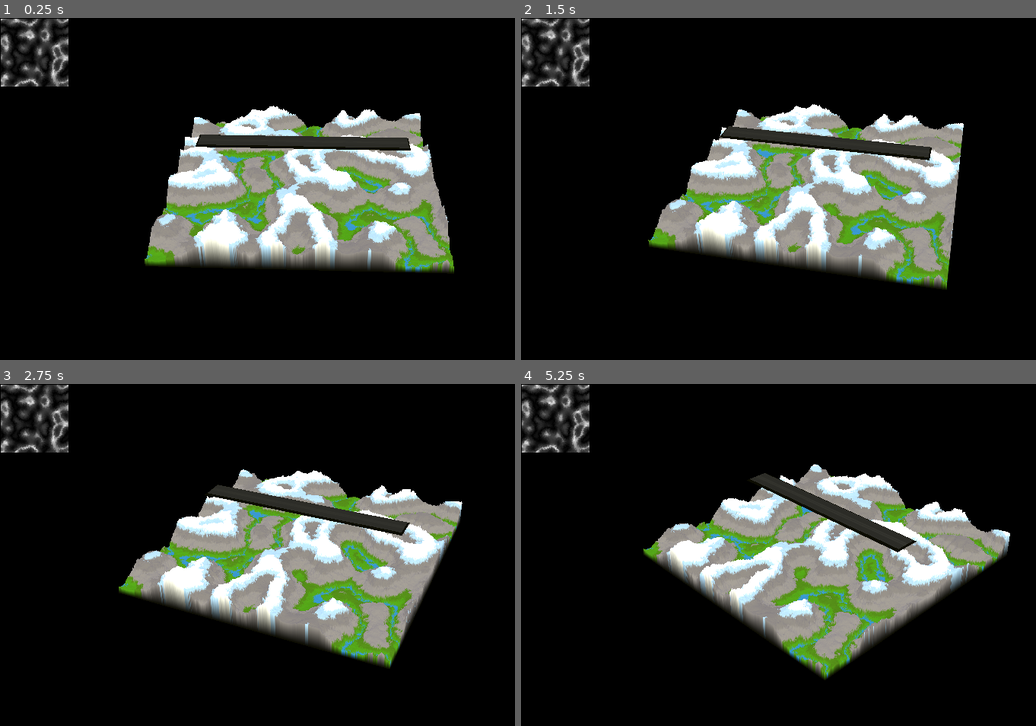
Above: before the commit, frames 1-4 (two rows, left to right).
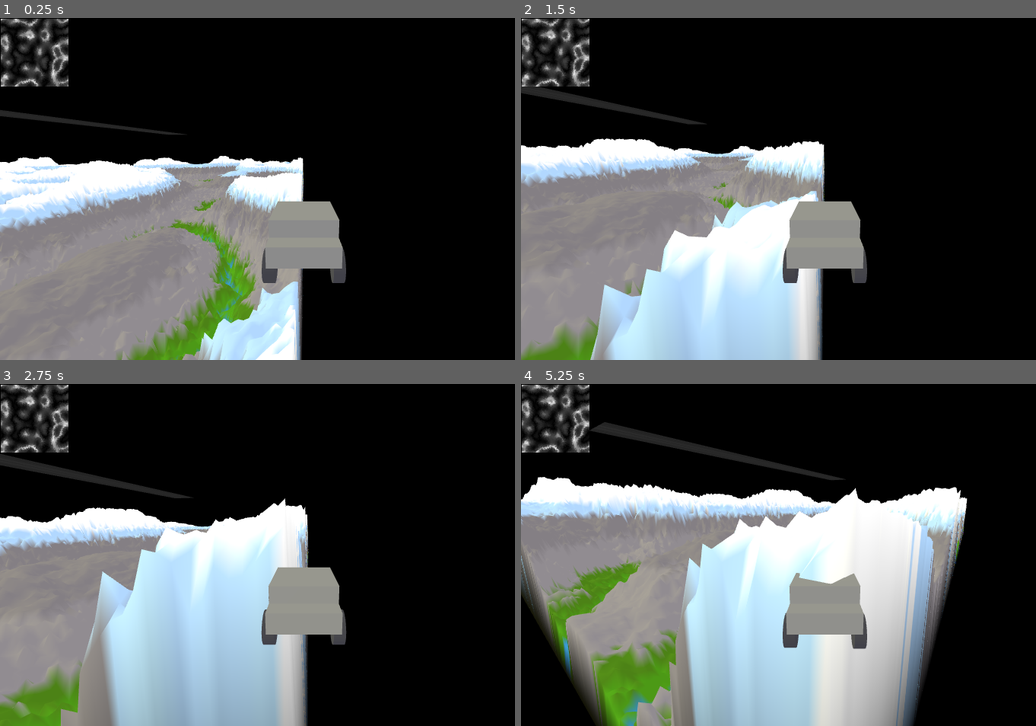
Above: after the commit, the same moments.

Repository: j7ysan/GodotTrackMap
Game: Godot game, scene res://scenes/world.tscn
Two runs of this game, one before a commit and one after it. Both use one fixed random seed, a clock stepped at 60 frames per second and the inputs below. Before the commit the project starts from res://world.tscn.
Inputs (mouse positions are in pixels of both pictures, inside the frame that each line leads up to):
- Up to frame 1 (0.25 s): no input
- Up to frame 2 (1.5 s): tap Enter (ui_accept) at 0.5, 0.6, 0.77, 1.07, 1.35 s; move the mouse to (958, 171) at 0.52 s; hold D (right, bound only after the commit) 0.53-1.28 s; click (958, 171) at 0.67 s; move the mouse to (701, 206) at 1.27 s; hold S (down, bound only after the commit) from 1.28 s (still down)
- Up to frame 3 (2.75 s): tap Enter (ui_accept) at 1.52, 1.82, 2.1 s; move the mouse to (365, 479) at 2.02 s; release S (down, bound only after the commit) at 2.03 s; hold D (right, bound only after the commit) from 2.03 s (still down)
- Up to frame 4 (5.25 s): move the mouse to (793, 623) at 2.77 s; release D (right, bound only after the commit) at 2.78 s; hold W (up, bound only after the commit) 2.78-3.53 s; tap Enter (ui_accept) at 2.85, 3.02, 3.32, 3.6, 3.77, 4.07, 4.35, 4.52, 4.82, 5.1 s; click (793, 623) at 2.92 s; move the mouse to (1005, 606) at 3.52 s; hold A (left, bound only after the commit) 3.53-5.03 s; move the mouse to (644, 503) at 4.27 s; move the mouse to (855, 555) at 5.02 s; hold S (down, bound only after the commit) from 5.03 s (still down); click (855, 555) at 5.17 s

The runs differ from the first frame. In frame 1, 47% of the frame differs, in the area x 0-89%, y 25-100%; in frame 2, 48%; in frame 3, 49%; in frame 4, 54%, in the area x 0-95%, y 11-100%.

Commit message:
reorganized project files and added wip vehicle

Diff:
--- a/project.godot
+++ b/project.godot
@@ -13,4 +13,39 @@
 config/name="COMP360_ON1_A2"
 run/main_scene="uid://cnho7sngftoxj"
 config/features=PackedStringArray("4.5", "Forward Plus")
-config/icon="res://icon.svg"
+config/icon="res://resources/icon.svg"
+
+[dotnet]
+
+project/assembly_name="COMP360_ON1_A2"
+
+[input]
+
+left={
+"deadzone": 0.2,
+"events": [Object(InputEventKey,"resource_local_to_scene":false,"resource_name":"","device":-1,"window_id":0,"alt_pressed":false,"shift_pressed":false,"ctrl_pressed":false,"meta_pressed":false,"pressed":false,"keycode":0,"physical_keycode":65,"key_label":0,"unicode":97,"location":0,"echo":false,"script":null)
+, Object(InputEventKey,"resource_local_to_scene":false,"resource_name":"","device":-1,"window_id":0,"alt_pressed":false,"shift_pressed":false,"ctrl_pressed":false,"meta_pressed":false,"pressed":false,"keycode":0,"physical_keycode":4194319,"key_label":0,"unicode":0,"location":0,"echo":false,"script":null)
+]
+}
+right={
+"deadzone": 0.2,
+"events": [Object(InputEventKey,"resource_local_to_scene":false,"resource_name":"","device":-1,"window_id":0,"alt_pressed":false,"shift_pressed":false,"ctrl_pressed":false,"meta_pressed":false,"pressed":false,"keycode":0,"physical_keycode":68,"key_label":0,"unicode":100,"location":0,"echo":false,"script":null)
+, Object(InputEventKey,"resource_local_to_scene":false,"resource_name":"","device":-1,"window_id":0,"alt_pressed":false,"shift_pressed":false,"ctrl_pressed":false,"meta_pressed":false,"pressed":false,"keycode":0,"physical_keycode":4194321,"key_label":0,"unicode":0,"location":0,"echo":false,"script":null)
+]
+}
+up={
+"deadzone": 0.2,
+"events": [Object(InputEventKey,"resource_local_to_scene":false,"resource_name":"","device":-1,"window_id":0,"alt_pressed":false,"shift_pressed":false,"ctrl_pressed":false,"meta_pressed":false,"pressed":false,"keycode":0,"physical_keycode":87,"key_label":0,"unicode":119,"location":0,"echo":false,"script":null)
+, Object(InputEventKey,"resource_local_to_scene":false,"resource_name":"","device":-1,"window_id":0,"alt_pressed":false,"shift_pressed":false,"ctrl_pressed":false,"meta_pressed":false,"pressed":false,"keycode":0,"physical_keycode":4194320,"key_label":0,"unicode":0,"location":0,"echo":false,"script":null)
+]
+}
+down={
+"deadzone": 0.2,
+"events": [Object(InputEventKey,"resource_local_to_scene":false,"resource_name":"","device":-1,"window_id":0,"alt_pressed":false,"shift_pressed":false,"ctrl_pressed":false,"meta_pressed":false,"pressed":false,"keycode":0,"physical_keycode":83,"key_label":0,"unicode":115,"location":0,"echo":false,"script":null)
+, Object(InputEventKey,"resource_local_to_scene":false,"resource_name":"","device":-1,"window_id":0,"alt_pressed":false,"shift_pressed":false,"ctrl_pressed":false,"meta_pressed":false,"pressed":false,"keycode":0,"physical_keycode":4194322,"key_label":0,"unicode":0,"location":0,"echo":false,"script":null)
+]
+}
+
+[rendering]
+
+anti_aliasing/quality/msaa_3d=2
--- /dev/null
+++ b/scenes/vehicle.tscn
@@ -0,0 +1,92 @@
+[gd_scene load_steps=8 format=3 uid="uid://c8pmqaww7dn0k"]
+
+[ext_resource type="Script" uid="uid://dw130j3e8348h" path="res://scripts/vehicle.gd" id="1_andsp"]
+
+[sub_resource type="PhysicsMaterial" id="PhysicsMaterial_andsp"]
+
+[sub_resource type="StandardMaterial3D" id="StandardMaterial3D_andsp"]
+albedo_color = Color(0.25490198, 0.25490198, 0.28627452, 1)
+
+[sub_resource type="CylinderMesh" id="CylinderMesh_fouyv"]
+material = SubResource("StandardMaterial3D_andsp")
+top_radius = 0.75
+bottom_radius = 0.75
+height = 0.5
+
+[sub_resource type="BoxShape3D" id="BoxShape3D_fouyv"]
+size = Vector3(3, 1.6823242, 6.327881)
+
+[sub_resource type="BoxMesh" id="BoxMesh_yx515"]
+size = Vector3(3, 0.883, 6.328)
+
+[sub_resource type="BoxMesh" id="BoxMesh_andsp"]
+size = Vector3(3, 0.883, 3.473)
+
+[node name="VehicleBody3D" type="VehicleBody3D"]
+physics_material_override = SubResource("PhysicsMaterial_andsp")
+gravity_scale = 1.296
+center_of_mass_mode = 1
+center_of_mass = Vector3(-0.5, 0.5, -1)
+script = ExtResource("1_andsp")
+
+[node name="Wheel1" type="VehicleWheel3D" parent="."]
+transform = Transform3D(1, 0, 0, 0, 1, 0, 0, 0, 1, 1, 0, 1)
+use_as_steering = true
+wheel_roll_influence = 1.0
+wheel_radius = 0.75
+wheel_rest_length = 0.2
+suspension_stiffness = 59.075
+
+[node name="MeshInstance3D" type="MeshInstance3D" parent="Wheel1"]
+transform = Transform3D(-4.371139e-08, 1, 0, -1, -4.371139e-08, 0, 0, 0, 1, 0, 0, 0)
+mesh = SubResource("CylinderMesh_fouyv")
+
+[node name="Wheel2" type="VehicleWheel3D" parent="."]
+transform = Transform3D(1, 0, 0, 0, 1, 0, 0, 0, 1, -2, 0, 1)
+use_as_steering = true
+wheel_roll_influence = 1.0
+wheel_radius = 0.75
+wheel_rest_length = 0.2
+suspension_stiffness = 59.075
+
+[node name="MeshInstance3D" type="MeshInstance3D" parent="Wheel2"]
+transform = Transform3D(-4.371139e-08, 1, 0, -1, -4.371139e-08, 0, 0, 0, 1, 0, 0, 0)
+mesh = SubResource("CylinderMesh_fouyv")
+
+[node name="Wheel3" type="VehicleWheel3D" parent="."]
+transform = Transform3D(1, 0, 0, 0, 1, 0, 0, 0, 1, 1, 0, -3)
+use_as_traction = true
+wheel_roll_influence = 1.0
+wheel_radius = 0.75
+wheel_rest_length = 0.2
+suspension_stiffness = 59.075
+
+[node name="MeshInstance3D" type="MeshInstance3D" parent="Wheel3"]
+transform = Transform3D(-4.371139e-08, 1, 0, -1, -4.371139e-08, 0, 0, 0, 1, 0, 0, 0)
+mesh = SubResource("CylinderMesh_fouyv")
+
+[node name="Wheel4" type="VehicleWheel3D" parent="."]
+transform = Transform3D(1, 0, 0, 0, 1, 0, 0, 0, 1, -2, 0, -3)
+use_as_traction = true
+wheel_roll_influence = 1.0
+wheel_radius = 0.75
+wheel_rest_length = 0.2
+suspension_stiffness = 59.075
+
+[node name="MeshInstance3D" type="MeshInstance3D" parent="Wheel4"]
+transform = Transform3D(-4.371139e-08, 1, 0, -1, -4.371139e-08, 0, 0, 0, 1, 0, 0, 0)
+mesh = SubResource("CylinderMesh_fouyv")
+
+[node name="Node3D" type="Node3D" parent="."]
+
+[node name="CollisionShape3D" type="CollisionShape3D" parent="."]
+transform = Transform3D(1, 0, 0, 0, 1, 0, 0, 0, 1, -0.5, 1.1046386, -1)
+shape = SubResource("BoxShape3D_fouyv")
+
+[node name="MeshInstance3D" type="MeshInstance3D" parent="."]
+transform = Transform3D(1, 0, 0, 0, 1, 0, 0, 0, 1, -0.5, 0.7211714, -1)
+mesh = SubResource("BoxMesh_yx515")
+
+[node name="MeshInstance3D2" type="MeshInstance3D" parent="."]
+transform = Transform3D(1, 0, 0, 0, 1, 0, 0, 0, 1, -0.5, 1.51, -1.47)
+mesh = SubResource("BoxMesh_andsp")
--- a/world.tscn
+++ b/scenes/world.tscn
@@ -1,8 +1,9 @@
-[gd_scene load_steps=13 format=3 uid="uid://cnho7sngftoxj"]
+[gd_scene load_steps=16 format=3 uid="uid://cnho7sngftoxj"]
 
-[ext_resource type="Script" path="res://world.gd" id="1_f3sb7"]
-[ext_resource type="Script" path="res://camera_3d.gd" id="2_fj7yv"]
-[ext_resource type="Texture2D" uid="uid://cuhh4k6a57iyq" path="res://road-texture.jpg" id="3_tlwt5"]
+[ext_resource type="Script" uid="uid://m88oep58i88q" path="res://scripts/world.gd" id="1_f3sb7"]
+[ext_resource type="Script" uid="uid://d2t357lekvvfd" path="res://scripts/camera_3d.gd" id="2_fj7yv"]
+[ext_resource type="Texture2D" uid="uid://cuhh4k6a57iyq" path="res://resources/road-texture.jpg" id="3_tlwt5"]
+[ext_resource type="PackedScene" uid="uid://c8pmqaww7dn0k" path="res://scenes/vehicle.tscn" id="4_aqk2v"]
 
 [sub_resource type="Gradient" id="Gradient_gv5m4"]
 offsets = PackedFloat32Array(0, 0.58666664, 1)
@@ -62,6 +63,11 @@
 albedo_texture = ExtResource("3_tlwt5")
 uv1_scale = Vector3(0, 7, 0)
 
+[sub_resource type="PhysicsMaterial" id="PhysicsMaterial_aqk2v"]
+
+[sub_resource type="BoxShape3D" id="BoxShape3D_036b0"]
+size = Vector3(1390.2327, 1, 1384.748)
+
 [node name="World" type="Node3D"]
 script = ExtResource("1_f3sb7")
 
@@ -119,3 +125,18 @@
 path_u_distance = 1.0
 path_joined = true
 material = SubResource("StandardMaterial3D_aqk2v")
+
+[node name="VehicleBody3D" parent="." instance=ExtResource("4_aqk2v")]
+transform = Transform3D(1, 0, 0, 0, 1, 0, 0, 0, 1, 0, 70.14433, 0)
+gravity_scale = 2.0
+
+[node name="Camera3D" type="Camera3D" parent="VehicleBody3D"]
+transform = Transform3D(-1, 1.5180806e-08, -8.609462e-08, 0, 0.9848077, 0.17364818, 8.742278e-08, 0.17364818, -0.9848077, -0.5, 4.88, -12.244)
+current = true
+
+[node name="StaticBody3D" type="StaticBody3D" parent="."]
+physics_material_override = SubResource("PhysicsMaterial_aqk2v")
+
+[node name="CollisionShape3D" type="CollisionShape3D" parent="StaticBody3D"]
+transform = Transform3D(1, 0, 0, 0, 1, 0, 0, 0, 1, 3.369873, 42.694527, 0)
+shape = SubResource("BoxShape3D_036b0")
--- /dev/null
+++ b/scripts/vehicle.gd
@@ -0,0 +1,26 @@
+extends VehicleBody3D
+
+func _physics_process(delta):
+	steering = move_toward(steering, Input.get_axis("right","left") * 0.6, delta * 1)
+	if Input.get_axis("down","up") > 0:
+		if global_transform.basis.z.dot(linear_velocity) < -1:
+			brake = 3
+			engine_force = 0
+		else:
+			brake = 0
+			engine_force = 150
+	elif Input.get_axis("down","up") < 0:
+		if global_transform.basis.z.dot(linear_velocity) > 1:
+			brake = 3
+			engine_force = 0
+		else:
+			brake = 0
+			engine_force = -150
+	else:
+		brake = 0
+		engine_force = 0
+
+func _input(event):
+	if Input.is_action_just_pressed("ui_accept"):
+		print("as")
+		rotation = Vector3(0,0,0)
Renamed: baking_map1.png -> images/baking_map1.png
Not shown, changed: images/baking_map1.png.import
Renamed: no_light_reference1.png -> images/no_light_reference1.png
Not shown, changed: images/no_light_reference1.png.import
Renamed: nocolor_reference_map0.png -> images/nocolor_reference_map0.png
Not shown, changed: images/nocolor_reference_map0.png.import
Renamed: reference_map1.png -> images/reference_map1.png
Not shown, changed: images/reference_map1.png.import
Renamed: reference_map2.png -> images/reference_map2.png
Not shown, changed: images/reference_map2.png.import
Renamed: with_light_reference2.png -> images/with_light_reference2.png
Not shown, changed: images/with_light_reference2.png.import
(and 9 more such lines)
